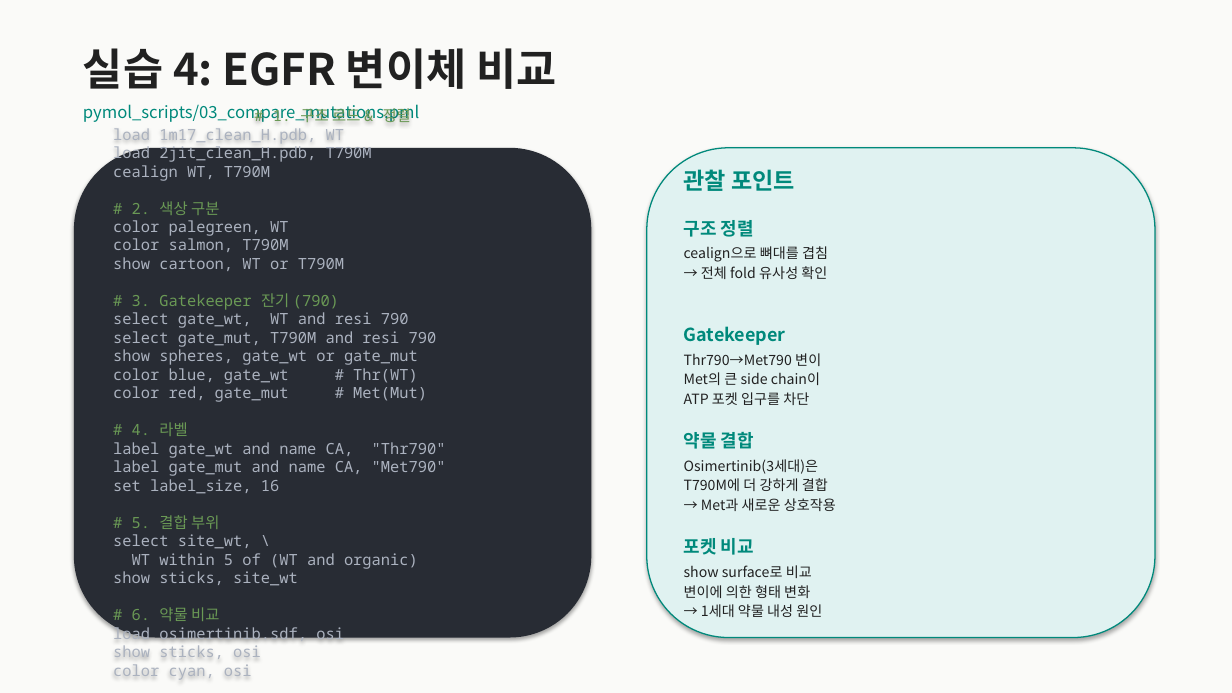
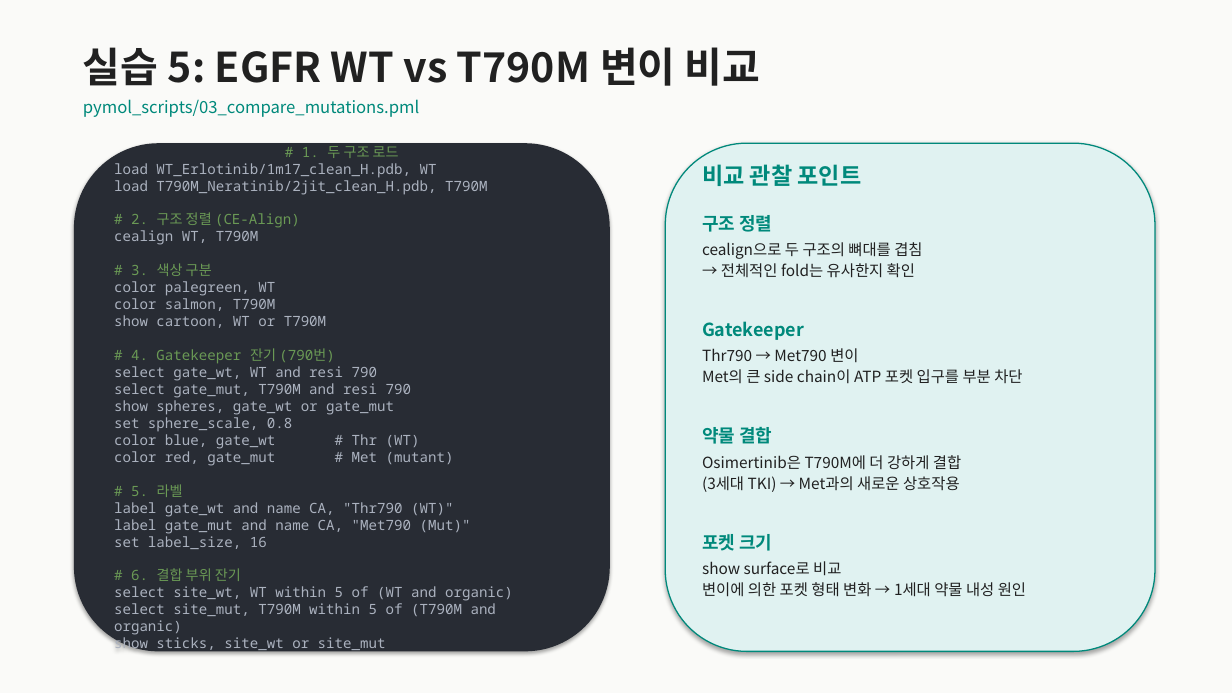
Before and after one commit to fourmodern/molecular_docking_tutorial, a slide deck: slide 9 of PyMOL_Tutorial.pptx (slide 7 before the commit). Drawn at 1232x693 pixels with LibreOffice and Linux fonts; fonts in the diff are those of the drawing. Boxes give left, top, right and bottom in pixels: in the first picture for what was removed or moved away, otherwise in the second. Text is boxed around its words. In the diff, an @@ line names an element or a change of style, - is before the commit and + after.

```diff
--- a/PyMOL_Tutorial.pptx
+++ b/PyMOL_Tutorial.pptx
@@ text at box(83, 47, 761, 86): text changed; size 34 to 32 pt @@
-실습 4: EGFR 변이체 비교
+실습 5: EGFR WT vs T790M 변이 비교
@@ text "pymol_scripts/03_compare_mutations.pml": place and size @@
-text "pymol_scripts/03_compare_mutations.pml" at box(83, 104, 419, 123)
+text "pymol_scripts/03_compare_mutations.pml" at box(83, 99, 419, 117)
@@ rounded rectangle "# 1. 두 구조 로드": place and size @@
-rounded rectangle "# 1. 두 구조 로드" at box(74, 148, 592, 638)
+rounded rectangle "# 1. 두 구조 로드" at box(74, 143, 610, 652)
@@ text in rounded rectangle at box(114, 146, 487, 228): text changed; size 12 to 11 pt @@
-# 1. 구조 로드 & 정렬
-load 1m17_clean_H.pdb, WT
-load 2jit_clean_H.pdb, T790M
+# 1. 두 구조 로드
+load WT_Erlotinib/1m17_clean_H.pdb, WT
+load T790M_Neratinib/2jit_clean_H.pdb, T790M
+# 2. 구조 정렬 (CE-Align)
@@ rounded rectangle: place and size @@
-rounded rectangle at box(647, 148, 1155, 638)
+rounded rectangle at box(665, 143, 1155, 652)
@@ text at box(702, 164, 862, 186): text changed @@
-관찰 포인트
+비교 관찰 포인트
@@ text "구조 정렬": place and size @@
-text "구조 정렬" at box(684, 220, 754, 237)
+text "구조 정렬" at box(702, 215, 772, 232)
@@ text in rounded rectangle at box(114, 230, 411, 549): size 12 to 11 pt in "cealign WT, T790M", "color palegreen, WT", "color salmon, T790M", "show cartoon, WT or T790M" and 4 more places @@
@@ text in rounded rectangle at box(131, 263, 212, 276): text changed; size 12 to 11 pt @@
-# 2. 색상 구분
+# 3. 색상 구분
@@ text at box(702, 242, 922, 278): text changed; size 11 to 12 pt @@
-cealign으로 뼈대를 겹침
-→ 전체 fold 유사성 확인
+cealign으로 두 구조의 뼈대를 겹침
+→ 전체적인 fold는 유사한지 확인
@@ text "Gatekeeper": place and size @@
-text "Gatekeeper" at box(684, 326, 786, 345)
+text "Gatekeeper" at box(702, 321, 804, 340)
@@ text in rounded rectangle at box(131, 348, 335, 364): text changed; size 12 to 11 pt @@
-# 3. Gatekeeper 잔기 (790)
+# 4. Gatekeeper 잔기 (790번)
@@ text at box(702, 348, 1022, 384): text changed; size 11 to 12 pt @@
-Thr790→Met790 변이
-Met의 큰 side chain이
-ATP 포켓 입구를 차단
+Thr790 → Met790 변이
+Met의 큰 side chain이 ATP 포켓 입구를 부분 차단
@@ text in rounded rectangle at box(114, 414, 471, 534): text changed; size 12 to 11 pt @@
-color blue, gate_wt # Thr(WT)
-color red, gate_mut # Met(Mut)
-# 4. 라벨
-label gate_wt and name CA, "Thr790"
-label gate_mut and name CA, "Met790"
+set sphere_scale, 0.8
+color blue, gate_wt # Thr (WT)
+color red, gate_mut # Met (mutant)
+# 5. 라벨
+label gate_wt and name CA, "Thr790 (WT)"
+label gate_mut and name CA, "Met790 (Mut)"
@@ text "약물 결합": place and size @@
-text "약물 결합" at box(684, 432, 754, 449)
+text "약물 결합" at box(702, 427, 772, 444)
@@ text at box(702, 455, 961, 492): text changed; size 11 to 12 pt @@
-Osimertinib(3세대)은
-T790M에 더 강하게 결합
-→ Met과 새로운 상호작용
+Osimertinib은 T790M에 더 강하게 결합
+(3세대 TKI) → Met과의 새로운 상호작용
@@ text at box(702, 534, 772, 551): text changed @@
-포켓 비교
+포켓 크기
@@ text in rounded rectangle at box(114, 568, 513, 653): text changed; size 12 to 11 pt @@
-# 5. 결합 부위
-select site_wt, \
-WT within 5 of (WT and organic)
-show sticks, site_wt
-# 6. 약물 비교
-load osimertinib.sdf, osi
-show sticks, osi
-color cyan, osi
+# 6. 결합 부위 잔기
+select site_wt, WT within 5 of (WT and organic)
+select site_mut, T790M within 5 of (T790M and organic)
+show sticks, site_wt or site_mut
@@ text "show surface로 비교": place and size @@
-text "show surface로 비교" at box(684, 565, 822, 617)
+text "show surface로 비교" at box(702, 561, 1026, 597)
@@ text at box(702, 561, 841, 576): size 11 to 12 pt in "show surface로 비교" @@
@@ text at box(702, 582, 1026, 597): text changed; size 11 to 12 pt @@
-변이에 의한 형태 변화
-→ 1세대 약물 내성 원인
+변이에 의한 포켓 형태 변화 → 1세대 약물 내성 원인
```
Also in this commit, not shown: 7 other slides changed, 7 slides added, 1 slide removed, 2 other files.
